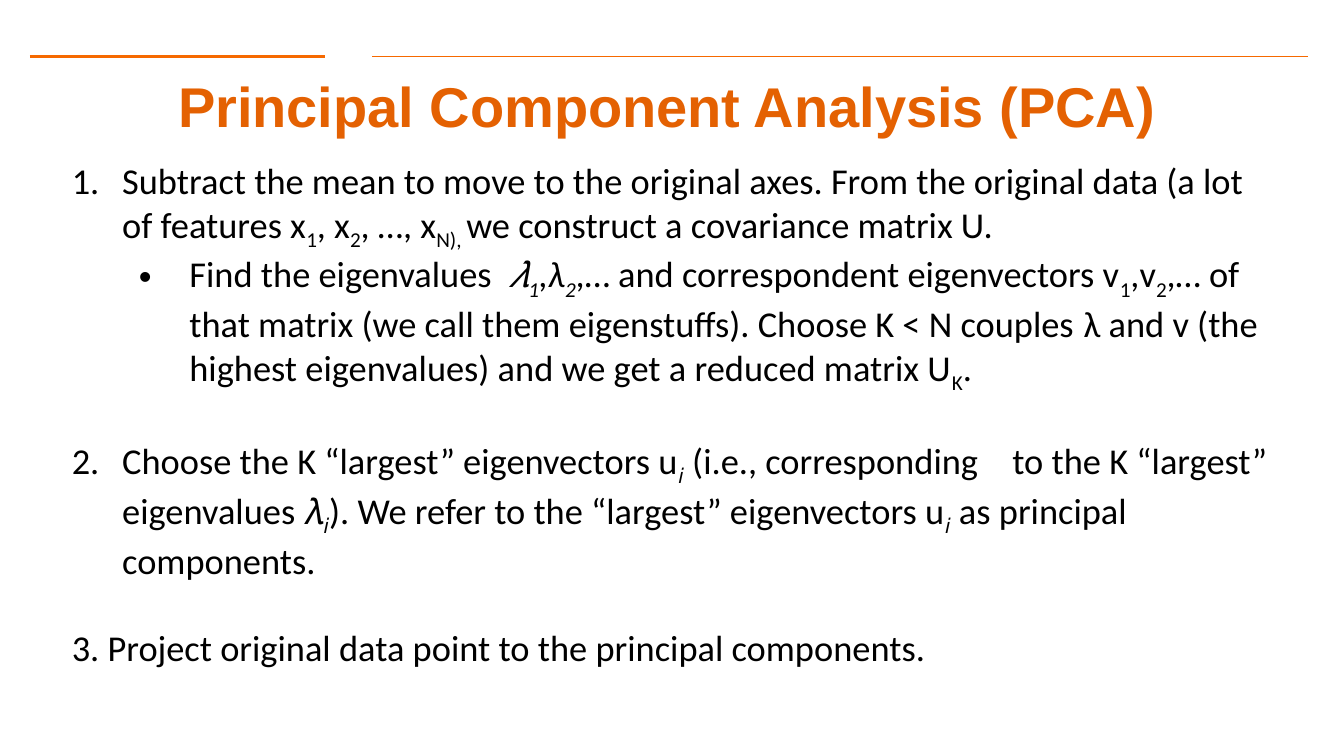
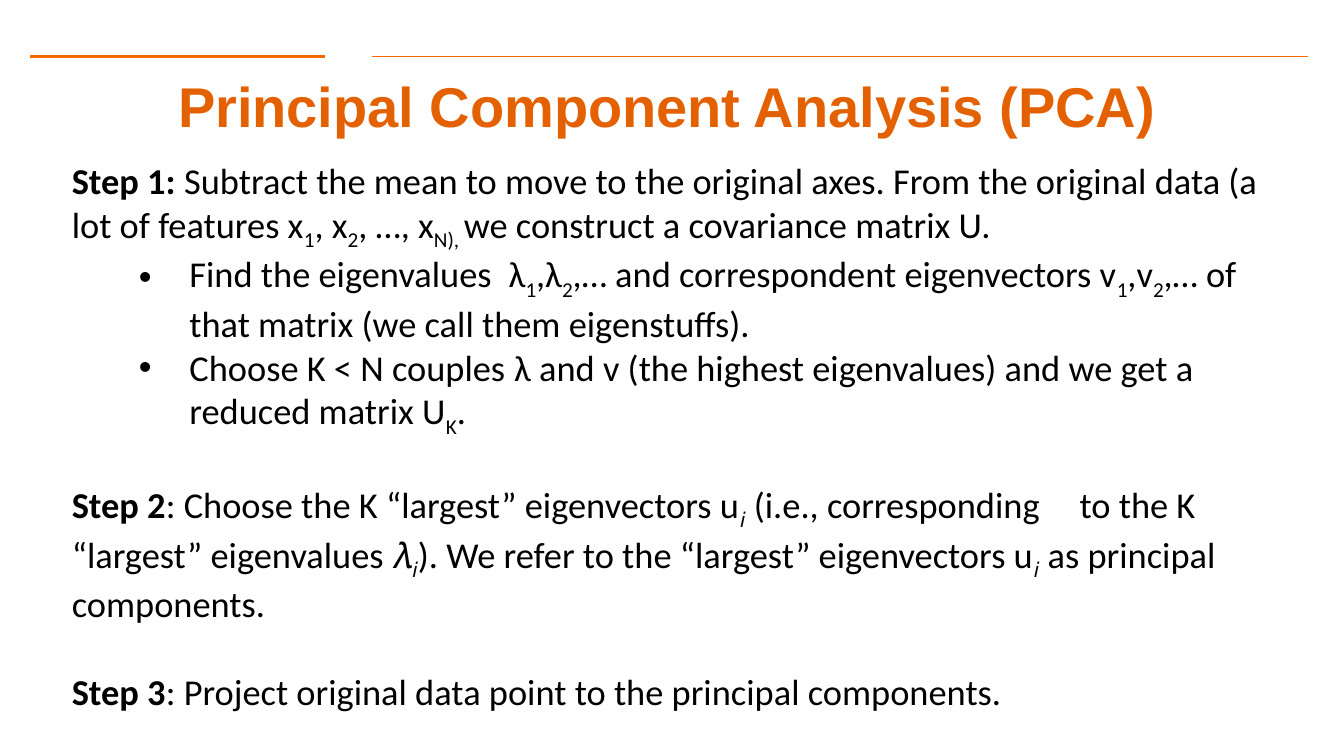
Before and after one commit to aiforsec/RIT-DSCI-633-FDS, a slide deck: slide 27 of Syllabus/Lecture 12/Lec12.pptx (slide 25 before the commit). Drawn at 1344x756 pixels with LibreOffice and Linux fonts; fonts in the diff are those of the drawing; background and template pictures are left out. Boxes give left, top, right and bottom in pixels: in the first picture for what was removed or moved away, otherwise in the second. Text is boxed around its words. In the diff, an @@ line names an element or a change of style, - is before the commit and + after.

```diff
--- a/Syllabus/Lecture 12/Lec12.pptx
+++ b/Syllabus/Lecture 12/Lec12.pptx
@@ text at <box>72,167,1256,712</box>: text changed @@
-1. Subtract the mean to move to the original axes. From the original data (a lot of features x1, x2, …, xN), we construct a covariance matrix U.
-  • Find the eigenvalues 𝜆1,λ2,… and correspondent eigenvectors v1,v2,… of that matrix (we call them eigenstuffs). Choose K < N couples λ and v (the highest eigenvalues) and we get a reduced matrix UK.
-2. Choose the K “largest” eigenvectors u𝑖 (i.e., corresponding to the K “largest” eigenvalues 𝜆𝑖). We refer to the “largest” eigenvectors u𝑖 as principal components.
-3. Project original data point to the principal components.
+Step 1: Subtract the mean to move to the original axes. From the original data (a lot of features x1, x2, …, xN), we construct a covariance matrix U.
+  • Find the eigenvalues λ1,λ2,… and correspondent eigenvectors v1,v2,… of that matrix (we call them eigenstuffs).
+  • Choose K < N couples λ and v (the highest eigenvalues) and we get a reduced matrix UK.
+Step 2: Choose the K “largest” eigenvectors u𝑖 (i.e., corresponding to the K “largest” eigenvalues 𝜆𝑖). We refer to the “largest” eigenvectors u𝑖 as principal components.
+Step 3: Project original data point to the principal components.
```
Also in this commit, not shown: 6 other slides changed, 1 slide added, 1 other file.
